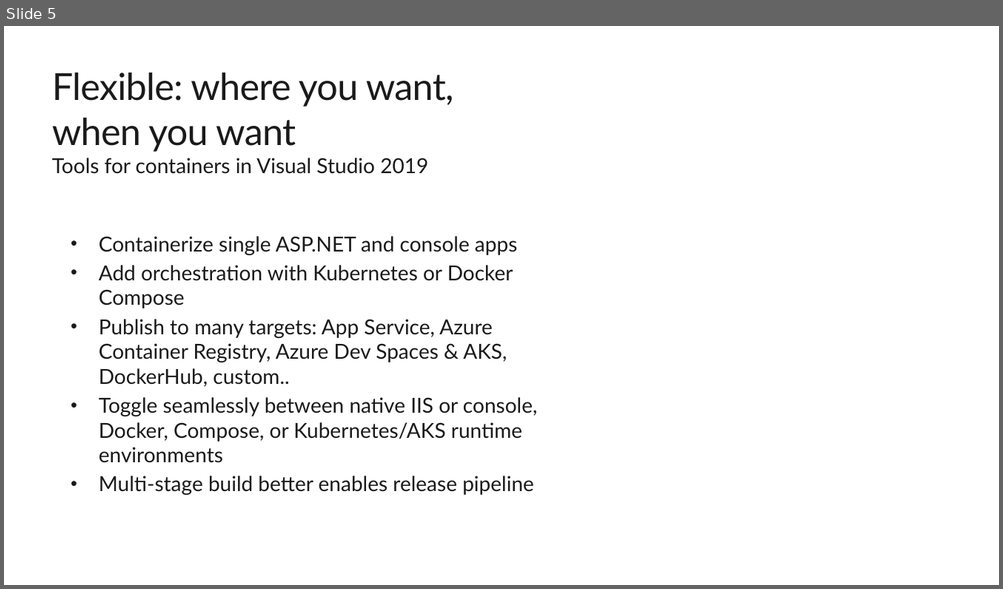
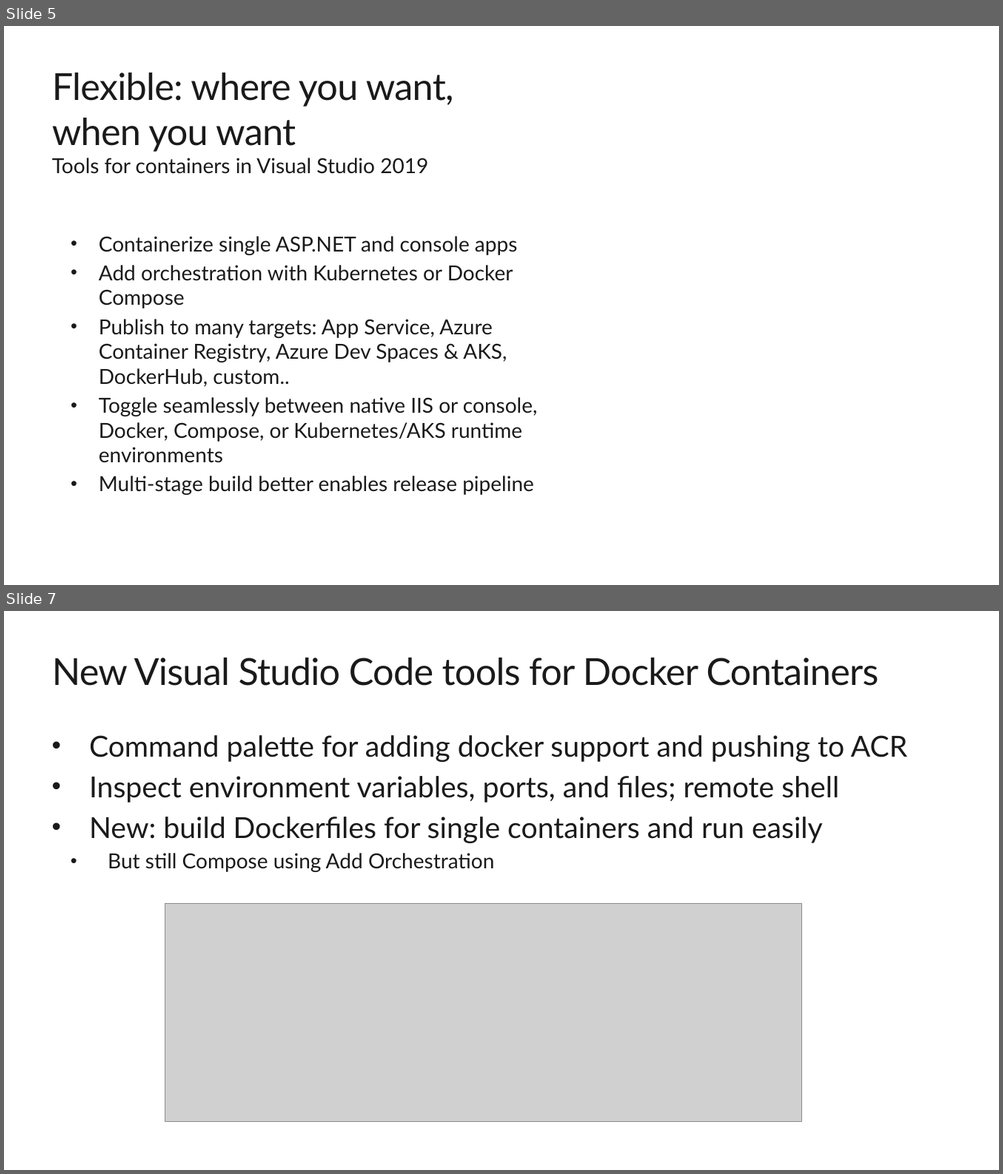
Before and after one commit to paulyuk/docker-all-the-things, a slide deck: VisualStudio2019Launch_Containers FINAL.pptx. Shown one above the other, each under a label of ours: slide 5 before the commit, slides 5 and 7 after it; the slides between them are not shown. The pictures are 1003x589 and 1003x1174 pixels, drawn with LibreOffice and Linux fonts; fonts in the diff are those of the drawing; grey boxes stand for pictures; background and template pictures are left out. Boxes give left, top, right and bottom in pixels: in the first picture for what was removed or moved away, otherwise in the second. Text is boxed around its words. In the diff, an @@ line names an element or a change of style, - is before the commit and + after.

```diff
--- a/VisualStudio2019Launch_Containers FINAL.pptx
+++ b/VisualStudio2019Launch_Containers FINAL.pptx
@@ slide 7 added at (4, 611, 999, 1170), background #FFFFFF @@
@@ title added at (52, 658, 879, 686), 36 pt, text #1A1A1A @@
+New Visual Studio Code tools for Docker Containers
@@ text added at (89, 735, 907, 872), 28 pt, text #1A1A1A @@
+• Command palette for adding docker support and pushing to ACR
+• Inspect environment variables, ports, and files; remote shell
+• New: build Dockerfiles for single containers and run easily
+  • But still Compose using Add Orchestration
@@ picture added at (165, 904, 802, 1123) @@
```
Also in this commit, not shown: 2 other slides added.
